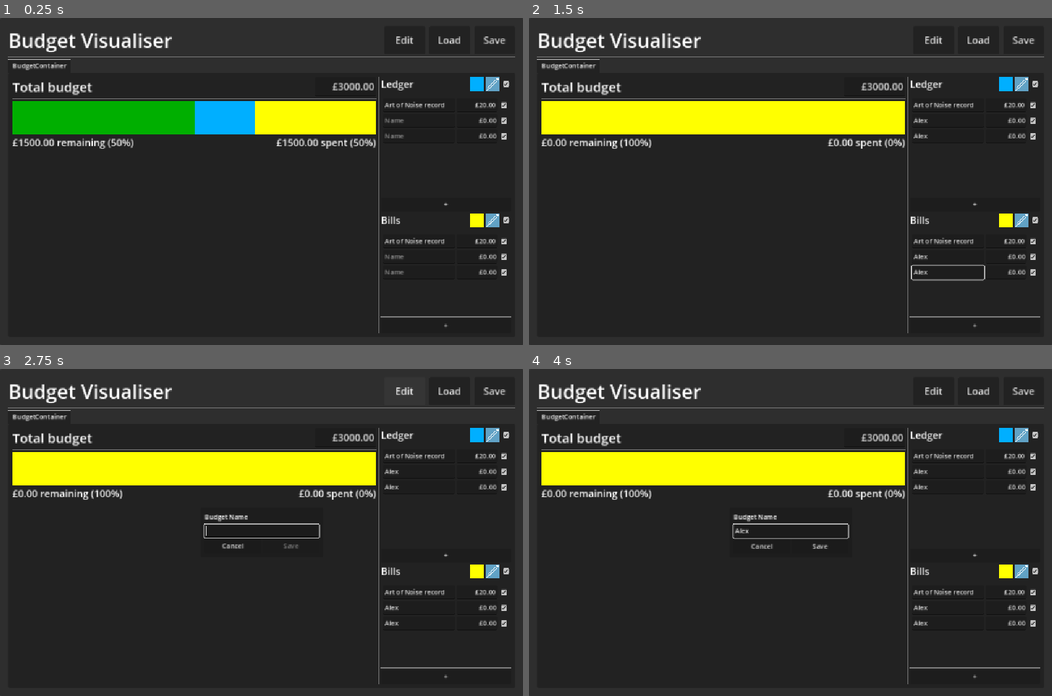
Above: before the commit, frames 1-4 (two rows, left to right).
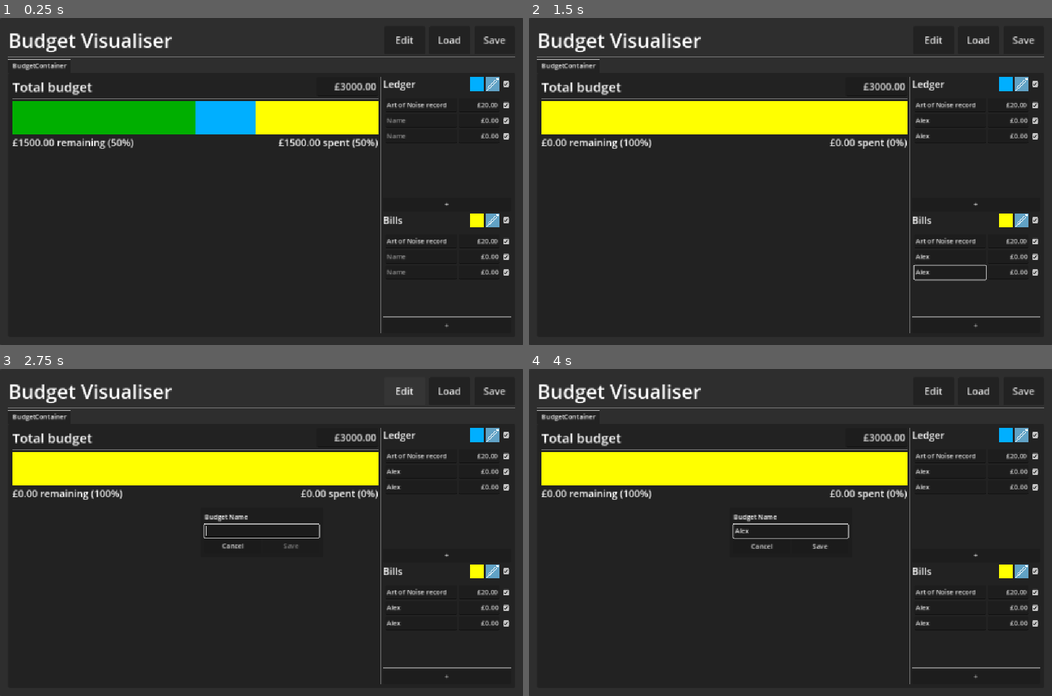
Above: after the commit, the same moments.

Repository: phrasmotica/budget-visualiser
Game: Godot game, scene res://app.tscn
Same seed, same stepped clock (60 frames per second), same inputs: the game is played once before the commit and once after it.
Inputs (mouse positions are in pixels of both pictures, inside the frame that each line leads up to):
- Up to frame 1 (0.25 s): no input
- Up to frame 2 (1.5 s): click (947, 119) at 0.52 s; type "Alex" at 0.6 s; click (947, 135) at 0.75 s; type "Alex" at 0.83 s; click (947, 256) at 0.98 s; type "Alex" at 1.07 s; click (947, 273) at 1.27 s; type "Alex" at 1.35 s
- Up to frame 3 (2.75 s): click "Edit" at 2 s
- Up to frame 4 (4 s): click (790, 529) at 2.77 s; type "Alex" at 2.85 s; click (1020, 434) at 3.52 s

The runs differ from the first frame. In frame 1, 1.7% of the frame differs, in the area x 37-98%, y 18-97%; in frame 2, 1.7%; in frame 3, 1.6%; in frame 4, 1.6%.

Commit message:
Add delete button to ledger panel. Improve some things about its disabled mode

Diff:
--- a/scenes/ledger_panel.tscn
+++ b/scenes/ledger_panel.tscn
@@ -1,11 +1,12 @@
-[gd_scene load_steps=8 format=3 uid="uid://cgkqk55qden81"]
+[gd_scene load_steps=9 format=3 uid="uid://cgkqk55qden81"]
 
 [ext_resource type="Script" path="res://scripts/ledger_panel.gd" id="1_6ty6e"]
 [ext_resource type="PackedScene" uid="uid://bnf28374hirph" path="res://scenes/transaction_input.tscn" id="1_sx4ef"]
 [ext_resource type="PackedScene" uid="uid://dxylfnxxxaj4o" path="res://scenes/edit_button.tscn" id="2_6o8t7"]
 [ext_resource type="Script" path="res://scripts/transaction.gd" id="3_22lym"]
+[ext_resource type="PackedScene" uid="uid://ciumafdorrhly" path="res://scenes/delete_button.tscn" id="3_053ks"]
 
-[sub_resource type="Resource" id="Resource_mj1f8"]
+[sub_resource type="Resource" id="Resource_dwnbv"]
 resource_local_to_scene = true
 script = ExtResource("3_22lym")
 id = 3476233392
@@ -32,7 +33,8 @@
 offset_bottom = 289.0
 script = ExtResource("1_6ty6e")
 transaction_inputs = [NodePath("VBoxContainer/ScrollContainer/MarginContainer/TransactionInputContainer/TransactionInpu …(211 unchanged characters)…
-metadata/_edit_vertical_guides_ = [308.0]
+metadata/_edit_vertical_guides_ = [313.0]
+metadata/_edit_lock_ = true
 
 [node name="VBoxContainer" type="VBoxContainer" parent="."]
 layout_mode = 2
@@ -57,7 +59,17 @@
 custom_minimum_size = Vector2(34, 32)
 layout_mode = 2
 
-[node name="CheckBox" type="CheckBox" parent="VBoxContainer/HBoxContainer"]
+[node name="ButtonContainer" type="HBoxContainer" parent="VBoxContainer/HBoxContainer"]
+custom_minimum_size = Vector2(24, 0)
+layout_mode = 2
+alignment = 1
+
+[node name="DeleteButton" parent="VBoxContainer/HBoxContainer/ButtonContainer" instance=ExtResource("3_053ks")]
+unique_name_in_owner = true
+visible = false
+layout_mode = 2
+
+[node name="CheckBox" type="CheckBox" parent="VBoxContainer/HBoxContainer/ButtonContainer"]
 unique_name_in_owner = true
 layout_mode = 2
 button_pressed = true
@@ -78,7 +90,6 @@
 size_flags_vertical = 3
 theme_override_constants/margin_left = 5
 theme_override_constants/margin_top = 5
-theme_override_constants/margin_right = 5
 theme_override_constants/margin_bottom = 5
 
 [node name="TransactionInputContainer" type="VBoxContainer" parent="VBoxContainer/ScrollContainer/MarginContainer"]
@@ -107,5 +118,5 @@
 text = "+"
 
 [connection signal="pressed" from="VBoxContainer/HBoxContainer/EditButton" to="." method="_on_edit_button_pressed"]
-[connection signal="pressed" from="VBoxContainer/HBoxContainer/CheckBox" to="." method="_on_check_box_pressed"]
+[connection signal="pressed" from="VBoxContainer/HBoxContainer/ButtonContainer/CheckBox" to="." method="_on_check_box_pressed"]
 [connection signal="pressed" from="VBoxContainer/NewTransactionButton" to="." method="_on_new_transaction_button_pressed"]
--- a/scripts/ledger_panel.gd
+++ b/scripts/ledger_panel.gd
@@ -16,6 +16,13 @@
 		update_colour_hint()
 
 @export
+var delete_mode := false:
+	set(value):
+		delete_mode = value
+
+		update_mode()
+
+@export
 var transactions_disabled := false:
 	set(value):
 		transactions_disabled = value
@@ -32,6 +39,9 @@
 var colour_hint_rect: ColorRect = %ColourHintRect
 
 @onready
+var delete_button: Button = %DeleteButton
+
+@onready
 var check_box: Button = %CheckBox
 
 @onready
@@ -41,7 +51,6 @@
 var transaction_input_scene: PackedScene = load("res://scenes/transaction_input.tscn")
 
 var _transactions: Dictionary = {}
-var _is_delete_mode := false
 var _prevent_input := false
 
 signal class_enabled(enabled: bool)
@@ -55,13 +64,15 @@
 	for ti: TransactionInput in transaction_inputs:
 		connect_input(ti)
 
-func set_delete_mode(is_delete_mode: bool):
-	_is_delete_mode = is_delete_mode
+func update_mode():
+	if delete_button:
+		delete_button.visible = delete_mode
 
-	check_box.disabled = _is_delete_mode
+	if check_box:
+		check_box.visible = not delete_mode
 
 	for ti: TransactionInput in transaction_inputs:
-		ti.delete_mode = _is_delete_mode
+		ti.delete_mode = delete_mode
 
 func inject(transactions: Array[Transaction], disabled: bool):
 	transactions_disabled = disabled
@@ -95,6 +106,9 @@
 func update_checkbox():
 	if check_box:
 		check_box.button_pressed = not transactions_disabled
+
+	for ti: TransactionInput in transaction_inputs:
+		ti.disabled_mode = transactions_disabled
 
 func handle_adjust_transaction(transaction: Transaction) -> void:
 	print("Transaction " + str(transaction.id) + " for " + transaction.name + " has amount " + str(transaction.amount))
@@ -137,14 +151,14 @@
 	transactions_changed.emit(transactions)
 
 func prevent_input() -> void:
-	set_delete_mode(false)
+	delete_mode = false
 	_prevent_input = true
 
 func allow_input() -> void:
 	_prevent_input = false
 
 func _on_edit_button_pressed() -> void:
-	set_delete_mode(not _is_delete_mode)
+	delete_mode = not delete_mode
 
 func _on_check_box_pressed() -> void:
 	class_enabled.emit(check_box.button_pressed)
Not shown: 1 places in scenes/ledger_panel.tscn that only renumber resources
